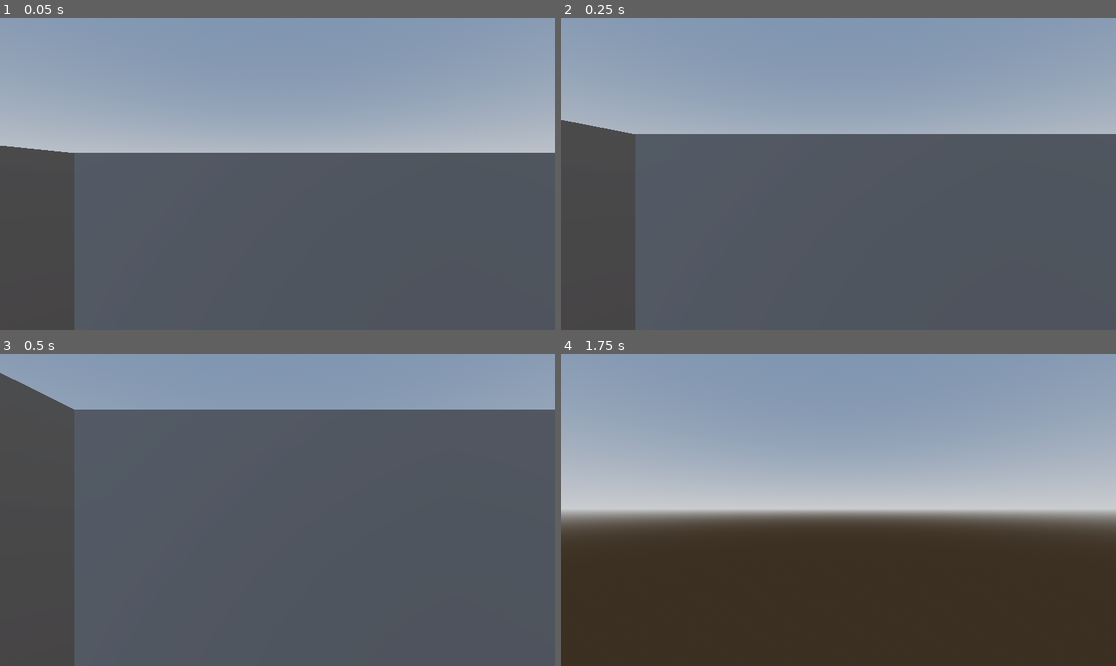
Above: before the commit, frames 1-4 (two rows, left to right).
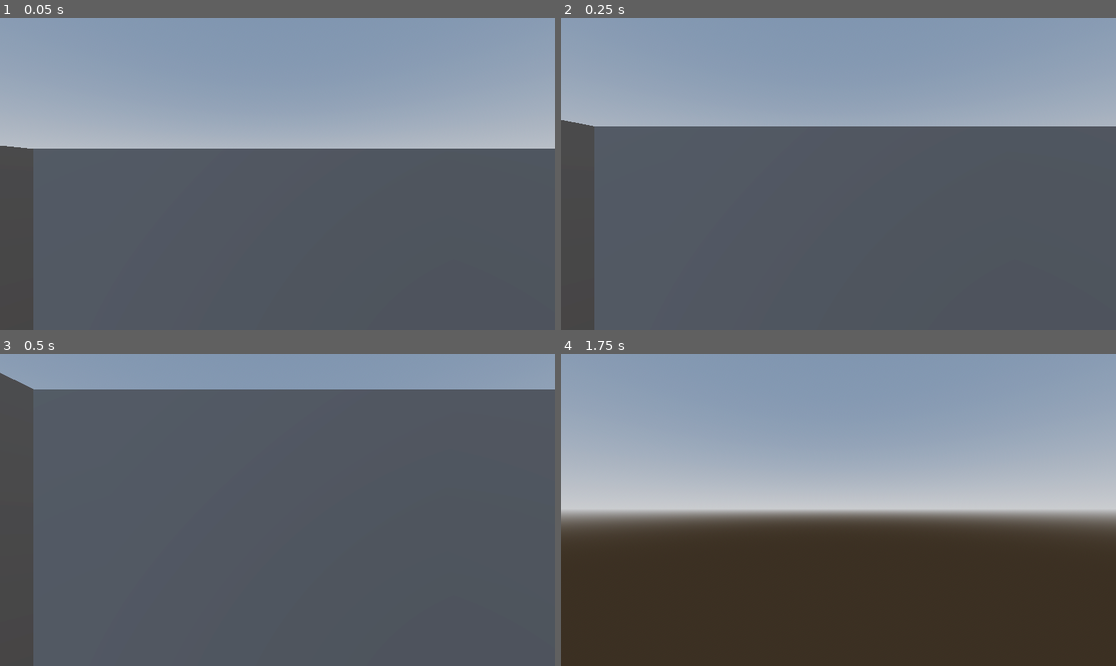
Above: after the commit, the same moments.

Repository: pparjona/Run-
Game: Godot game, scene res://Scenes/Game.tscn
Same seed, same stepped clock (60 frames per second), same inputs: the game is played once before the commit and once after it.
Inputs (mouse positions are in pixels of both pictures, inside the frame that each line leads up to):
- Up to frame 1 (0.05 s): no input
- Up to frame 2 (0.25 s): no input
- Up to frame 3 (0.5 s): no input
- Up to frame 4 (1.75 s): tap Enter (ui_accept) at 0.5, 0.77, 1.25, 1.52 s; move the mouse to (866, 510) at 0.52 s; hold Up (ui_up) from 0.53 s (still down); tap F (freefly) at 0.6 s; click (866, 510) at 0.67 s; move the mouse to (810, 510) at 1.27 s; tap E at 1.35 s

The runs differ from the first frame. In frame 1, 5.4% of the frame differs, in the area x 6-100%, y 41-100%; in frame 2, 6.9%; in frame 3, 11%, in the area x 6-100%, y 11-100%; in frame 4, nothing differs.

Commit message:
Add altar and exit corridor to maze game
Introduces an altar in the central plaza and a final exit corridor with a door at the maze's exit. Updates Game and Maze scripts to support instantiation and positioning of these new elements, including new helper methods and signals for player escape. Also increases maze size and adds a central room carving feature.

Diff:
--- a/Scenes/Game.tscn
+++ b/Scenes/Game.tscn
@@ -1,10 +1,12 @@
-[gd_scene load_steps=9 format=3 uid="uid://ba4m0xgo5l8jw"]
+[gd_scene load_steps=11 format=3 uid="uid://ba4m0xgo5l8jw"]
 
 [ext_resource type="Script" uid="uid://e1wsmpwyvwo0" path="res://Scripts/Game.gd" id="1_b2bpf"]
 [ext_resource type="Script" uid="uid://cbaimku75aaqw" path="res://Scripts/Maze.gd" id="2_7lihs"]
+[ext_resource type="PackedScene" uid="uid://bb3yf22v2asee" path="res://Scenes/Maze/Altar.tscn" id="2_fgofq"]
 [ext_resource type="PackedScene" uid="uid://br0k4crwiihc6" path="res://Scenes/Maze/Wall.tscn" id="3_fgofq"]
 [ext_resource type="PackedScene" uid="uid://ccgejc2y04bcy" path="res://Scenes/Maze/Floor.tscn" id="4_2irst"]
 [ext_resource type="PackedScene" uid="uid://bs72ogkvdd7d6" path="res://Scenes/Proto_controller.tscn" id="5_bf53h"]
+[ext_resource type="PackedScene" uid="uid://b05uie7f3wlf3" path="res://Scenes/Maze/ExitCorridor.tscn" id="7_fgofq"]
 
 [sub_resource type="ProceduralSkyMaterial" id="ProceduralSkyMaterial_xkndl"]
 sky_horizon_color = Color(0.66224277, 0.6717428, 0.6867428, 1)
@@ -21,6 +23,8 @@
 
 [node name="Game" type="Node3D"]
 script = ExtResource("1_b2bpf")
+altar_scene = ExtResource("2_fgofq")
+exit_corridor_scene = ExtResource("7_fgofq")
 
 [node name="WorldEnvironment" type="WorldEnvironment" parent="."]
 environment = SubResource("Environment_u44n3")
@@ -31,3 +35,5 @@
 floor_scene = ExtResource("4_2irst")
 
 [node name="Player" parent="." groups=["player"] instance=ExtResource("5_bf53h")]
+
+[node name="ExitCorridor" parent="." instance=ExtResource("7_fgofq")]
--- /dev/null
+++ b/Scenes/Maze/Altar.tscn
@@ -0,0 +1,5 @@
+[gd_scene format=3 uid="uid://bb3yf22v2asee"]
+
+[node name="Altar" type="Node3D"]
+
+[node name="CSGBox3D" type="CSGBox3D" parent="."]
--- /dev/null
+++ b/Scenes/Maze/ExitCorridor.tscn
@@ -0,0 +1,46 @@
+[gd_scene load_steps=3 format=3 uid="uid://b05uie7f3wlf3"]
+
+[ext_resource type="Script" uid="uid://cpxofn7ooi3fa" path="res://Scripts/exit_corridor.gd" id="1_xqyku"]
+
+[sub_resource type="BoxShape3D" id="BoxShape3D_cwe7u"]
+size = Vector3(2, 3, 2)
+
+[node name="ExitCorridor" type="Node3D"]
+script = ExtResource("1_xqyku")
+
+[node name="CorridorFloor" type="CSGBox3D" parent="."]
+transform = Transform3D(1, 0, 0, 0, 1, 0, 0, 0, 1, 12, -0.25, 0)
+use_collision = true
+size = Vector3(24, 0.5, 6)
+
+[node name="LeftWall" type="CSGBox3D" parent="."]
+transform = Transform3D(1, 0, 0, 0, 1, 0, 0, 0, 1, 12, 2, -3.25)
+use_collision = true
+size = Vector3(24, 4, 0.5)
+
+[node name="RightWall" type="CSGBox3D" parent="."]
+transform = Transform3D(1, 0, 0, 0, 1, 0, 0, 0, 1, 12, 2, 3.25)
+use_collision = true
+size = Vector3(24, 4, 0.5)
+
+[node name="ExitArea" type="Area3D" parent="."]
+transform = Transform3D(1, 0, 0, 0, 1, 0, 0, 0, 1, 18, 1.5, 0)
+
+[node name="CollisionShape3D" type="CollisionShape3D" parent="ExitArea"]
+transform = Transform3D(1, 0, 0, 0, 1, 0, 0, 0, 1, 3, 0, 0)
+shape = SubResource("BoxShape3D_cwe7u")
+
+[node name="DoorFrameRoot" type="Node3D" parent="."]
+
+[node name="TopBeam" type="CSGBox3D" parent="DoorFrameRoot"]
+transform = Transform3D(1, 0, 0, 0, 1, 0, 0, 0, 1, 20, 3.5, 0)
+use_collision = true
+size = Vector3(0.5, 1, 6)
+
+[node name="LeftPillar" type="CSGBox3D" parent="DoorFrameRoot"]
+transform = Transform3D(1, 0, 0, 0, 1, 0, 0, 0, 1, 20, 1.5, -2)
+size = Vector3(0.5, 3, 2)
+
+[node name="RightPillar" type="CSGBox3D" parent="DoorFrameRoot"]
+transform = Transform3D(1, 0, 0, 0, 1, 0, 0, 0, 1, 20, 1.5, 2)
+size = Vector3(0.5, 3, 2)
--- a/Scripts/Game.gd
+++ b/Scripts/Game.gd
@@ -1,8 +1,40 @@
 extends Node3D
+
+@export var altar_scene: PackedScene
+@export var exit_corridor_scene: PackedScene
 
 @onready var maze: Maze = $Maze
 @onready var player: Node3D = $Player
 
 func _ready() -> void:
+	# 1) Colocar al jugador en la entrada del laberinto
 	var start_pos: Vector3 = maze.get_player_start_position(2.0)
 	player.global_position = start_pos
+
+	# 2) Instanciar el altar en el centro de la plaza
+	if altar_scene:
+		var altar = altar_scene.instantiate()
+		add_child(altar)
+
+		var altar_pos: Vector3 = maze.get_center_altar_position(0.0)
+		altar.global_position = altar_pos
+
+	# 3) Instanciar el pasillo final con puerta
+	if exit_corridor_scene:
+		var corridor = exit_corridor_scene.instantiate()
+		add_child(corridor)
+
+		# Origen del corredor justo fuera del laberinto, alineado con la salida
+		var origin_pos: Vector3 = maze.get_exit_corridor_origin(0.0)
+		origin_pos.x -= maze.cell_size * 0.5 #mover medio cell_size hacia dentro del laberinto
+		corridor.global_position = origin_pos
+
+		# Si tu corridor no mira hacia +X, aquí puedes rotarlo (por ahora lo dejamos así)
+
+		# Conectar la señal player_escaped si existe
+		if corridor.has_signal("player_escaped"):
+			corridor.player_escaped.connect(_on_player_escaped)
+
+func _on_player_escaped() -> void:
+	print("Game: el jugador ha escapado. Aquí cambiamos de escena o mostramos fin de partida.")
+	# Más adelante: cambiar de escena, mostrar UI de victoria, etc.
--- a/Scripts/Maze.gd
+++ b/Scripts/Maze.gd
@@ -1,8 +1,8 @@
 extends Node3D
 class_name Maze
 
-@export var width: int = 21   # DEBE ser impar (21, 31, 41...)
-@export var height: int = 21  # DEBE ser impar
+@export var width: int = 31   # DEBE ser impar (21, 31, 41...)
+@export var height: int = 31  # DEBE ser impar
 @export var cell_size: float = 6.0  # tamaño físico de cada celda en el mundo 3D
 
 @export var wall_scene: PackedScene
@@ -10,16 +10,25 @@
 
 # Altura y grosor de paredes (en unidades del mundo)
 @export var wall_height: float = 4.0
-@export var wall_thickness: float = 6.0  # normalmente igual a cell_size para bloques completos
+@export var wall_thickness: float = 6.0  # normalmente igual a cell_size
+
+# Tamaño de la sala central, en celdas de grid
+@export var room_width_cells: int = 7    # mejor impar
+@export var room_height_cells: int = 7   # mejor impar
 
 var grid: Array = []      # grid[y][x] = 0 (pared) o 1 (pasillo)
 var start_cell: Vector2i = Vector2i(1, 1)
 var exit_cell: Vector2i = Vector2i(0, 0)
+var center_cell: Vector2i = Vector2i(0, 0) # centro de la “plaza”
+
+var walkable_cells: Array = []  # lista de celdas donde se puede caminar (grid == 1)
 
 func _ready() -> void:
 	_init_grid()
 	_generate_maze()
+	_carve_center_room()
 	_carve_exit()
+	_collect_walkable_cells()
 	_build_maze()
 
 func _init_grid() -> void:
@@ -76,6 +85,29 @@
 func _is_in_bounds(cell: Vector2i) -> bool:
 	return cell.x > 0 and cell.x < width - 1 and cell.y > 0 and cell.y < height - 1
 
+func _is_inside_grid(cell: Vector2i) -> bool:
+	return cell.x >= 0 and cell.x < width and cell.y >= 0 and cell.y < height
+
+# ---------------------------------------------------------
+# Crear una sala abierta en el centro del laberinto
+# ---------------------------------------------------------
+func _carve_center_room() -> void:
+	# Centro del grid
+	var center_x: int = width / 2
+	var center_y: int = height / 2
+	center_cell = Vector2i(center_x, center_y)
+
+	# Mitad del tamaño de la sala en celdas
+	var half_w: int = room_width_cells / 2
+	var half_h: int = room_height_cells / 2
+
+	# Recorremos el rectángulo [center_x-half_w, center_x+half_w] x [center_y-half_h, center_y+half_h]
+	for y in range(center_y - half_h, center_y + half_h + 1):
+		for x in range(center_x - half_w, center_x + half_w + 1):
+			var cell := Vector2i(x, y)
+			if _is_inside_grid(cell):
+				grid[cell.y][cell.x] = 1  # lo marcamos como pasillo (espacio abierto)
+
 # ---------------------------------------------------------
 # Crear salida en la esquina opuesta al inicio
 # ---------------------------------------------------------
@@ -87,9 +119,18 @@
 	grid[exit_cell.y][exit_cell.x] = 1
 
 	# Abrimos un hueco en la pared exterior derecha junto a esa celda
+	# Esto será la "boca" del pasillo final
 	grid[exit_cell.y][width - 1] = 1
-	# Si prefieres abrir por abajo en vez de por la derecha, puedes usar:
-	# grid[height - 1][exit_cell.x] = 1
+
+# ---------------------------------------------------------
+# Recoger todas las celdas caminables
+# ---------------------------------------------------------
+func _collect_walkable_cells() -> void:
+	walkable_cells.clear()
+	for y in height:
+		for x in width:
+			if grid[y][x] == 1:
+				walkable_cells.append(Vector2i(x, y))
 
 # ---------------------------------------------------------
 # Construir geometría 3D
@@ -120,7 +161,6 @@
 					var wz: float = float(y) * cell_size
 
 					wall_instance.position = Vector3(wx, wall_height * 0.5, wz)
-					# Ajustamos tamaño del bloque de pared según cell_size y parámetros
 					wall_instance.set("size", Vector3(wall_thickness, wall_height, wall_thickness))
 
 # ---------------------------------------------------------
@@ -133,8 +173,20 @@
 	return Vector3(wx, height_offset, wz)
 
 func get_exit_position(height_offset: float = 2.0) -> Vector3:
-	# Punto de salida (centro de la celda exit_cell)
+	# Punto interior justo antes del borde (exit_cell)
 	var wx: float = float(exit_cell.x) * cell_size
+	var wz: float = float(exit_cell.y) * cell_size
+	return Vector3(wx, height_offset, wz)
+
+func get_center_altar_position(height_offset: float = 0.0) -> Vector3:
+	# Posición para el altar en el centro de la plaza
+	var wx: float = float(center_cell.x) * cell_size
+	var wz: float = float(center_cell.y) * cell_size
+	return Vector3(wx, height_offset, wz)
+
+func get_exit_corridor_origin(height_offset: float = 0.0) -> Vector3:
+	# Punto justo FUERA del laberinto, alineado con la salida derecha
+	var wx: float = float(width) * cell_size
 	var wz: float = float(exit_cell.y) * cell_size
 	return Vector3(wx, height_offset, wz)
 
@@ -145,3 +197,37 @@
 
 func cell_to_world(cell: Vector2i, height_offset: float = 0.0) -> Vector3:
 	return Vector3(float(cell.x) * cell_size, height_offset, float(cell.y) * cell_size)
+
+# ---------------------------------------------------------
+# Hooks públicos para futuros sistemas (enemigos, loot, etc.)
+# ---------------------------------------------------------
+func get_random_walkable_cell(
+		exclude_start: bool = true,
+		exclude_exit: bool = true,
+		exclude_center: bool = false
+	) -> Vector2i:
+	var candidates: Array = []
+	for cell in walkable_cells:
+		if exclude_start and cell == start_cell:
+			continue
+		if exclude_exit and cell == exit_cell:
+			continue
+		if exclude_center and cell == center_cell:
+			continue
+		candidates.append(cell)
+
+	if candidates.is_empty():
+		return start_cell  # fallback
+
+	var rng := RandomNumberGenerator.new()
+	rng.randomize()
+	return candidates[rng.randi_range(0, candidates.size() - 1)]
+
+func get_random_walkable_world_position(
+		height_offset: float = 0.0,
+		exclude_start: bool = true,
+		exclude_exit: bool = true,
+		exclude_center: bool = false
+	) -> Vector3:
+	var cell := get_random_walkable_cell(exclude_start, exclude_exit, exclude_center)
+	return cell_to_world(cell, height_offset)
--- /dev/null
+++ b/Scripts/exit_corridor.gd
@@ -0,0 +1,13 @@
+extends Node3D
+
+signal player_escaped
+
+@onready var exit_area: Area3D = $ExitArea
+
+func _ready() -> void:
+	exit_area.body_entered.connect(_on_exit_area_body_entered)
+
+func _on_exit_area_body_entered(body: Node) -> void:
+	if body.is_in_group("player"):
+		print("¡Has escapado del laberinto!")
+		player_escaped.emit()
Not shown, added: Scripts/exit_corridor.gd.uid
